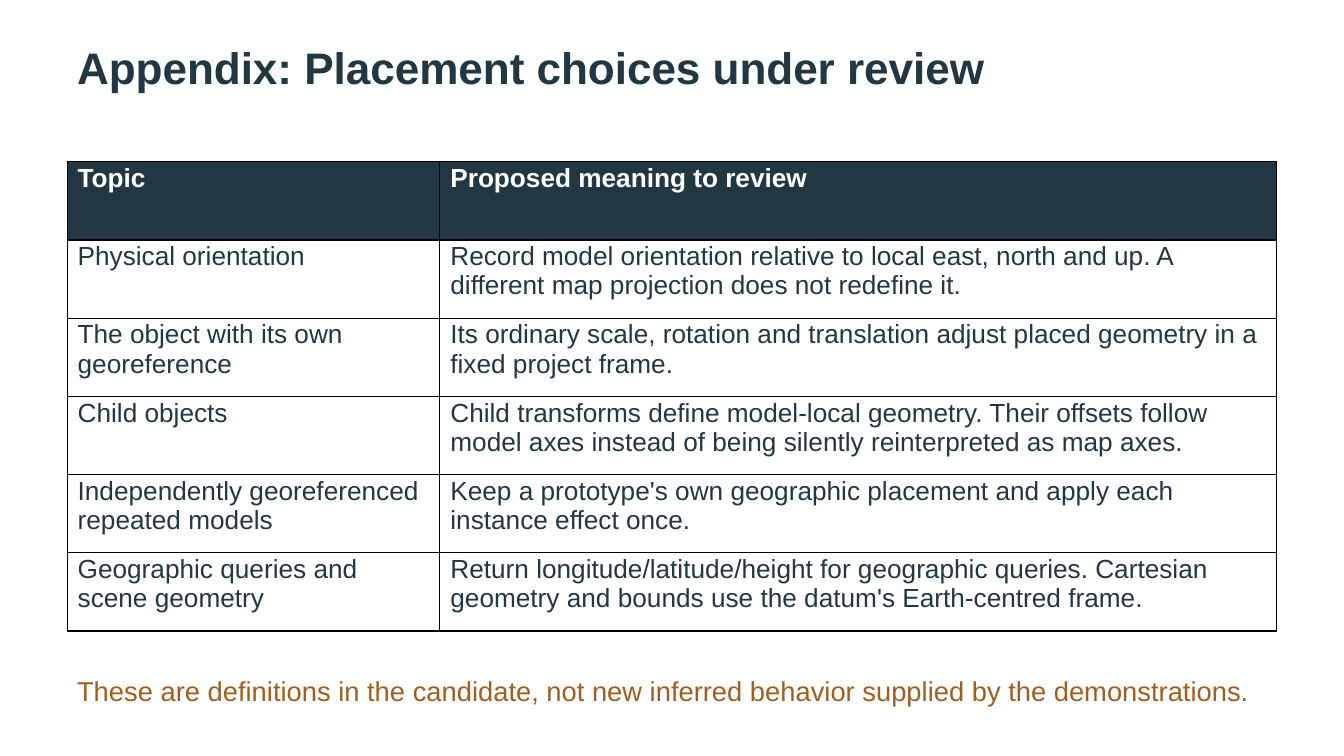
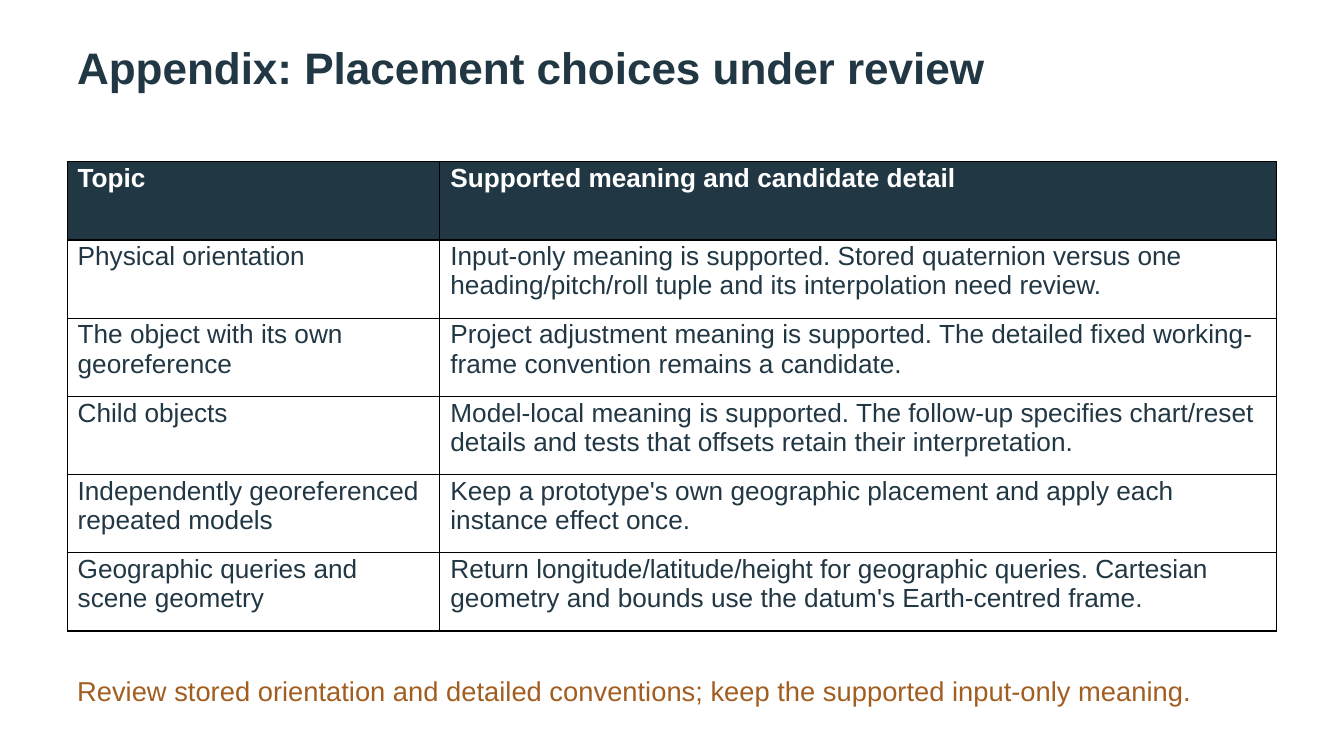
Before and after one commit to asluk/OpenUSD, a slide deck: slide 12 of extras/usd/examples/usdGeospatialBuild/delivery/geospatial-build.pptx. Drawn at 1344x756 pixels with LibreOffice and Linux fonts; fonts in the diff are those of the drawing. Boxes give left, top, right and bottom in pixels: in the first picture for what was removed or moved away, otherwise in the second. Text is boxed around its words. In the diff, an @@ line names an element or a change of style, - is before the commit and + after.

Commit message:
Deliver local split-candidate assessment and verified repair evidence

```diff
--- a/extras/usd/examples/usdGeospatialBuild/delivery/geospatial-build.pptx
+++ b/extras/usd/examples/usdGeospatialBuild/delivery/geospatial-build.pptx
@@ table at <box>68,161,1277,631</box> @@
-row 1, column 2: Proposed meaning to review
+row 1, column 2: Supported meaning and candidate detail
-row 2, column 2: Record model orientation relative to local east, north and up. A different map projection does not redefine it.
+row 2, column 2: Input-only meaning is supported. Stored quaternion versus one heading/pitch/roll tuple and its interpolation need review.
-row 3, column 2: Its ordinary scale, rotation and translation adjust placed geometry in a fixed project frame.
+row 3, column 2: Project adjustment meaning is supported. The detailed fixed working-frame convention remains a candidate.
-row 4, column 2: Child transforms define model-local geometry. Their offsets follow model axes instead of being silently reinterpreted as map axes.
+row 4, column 2: Model-local meaning is supported. The follow-up specifies chart/reset details and tests that offsets retain their interpretation.
@@ text in rectangle at <box>77,681,1190,705</box>: text changed @@
-These are definitions in the candidate, not new inferred behavior supplied by the demonstrations.
+Review stored orientation and detailed conventions; keep the supported input-only meaning.
```
Also in this commit, not shown: 8 other slides changed, 37 other files.
